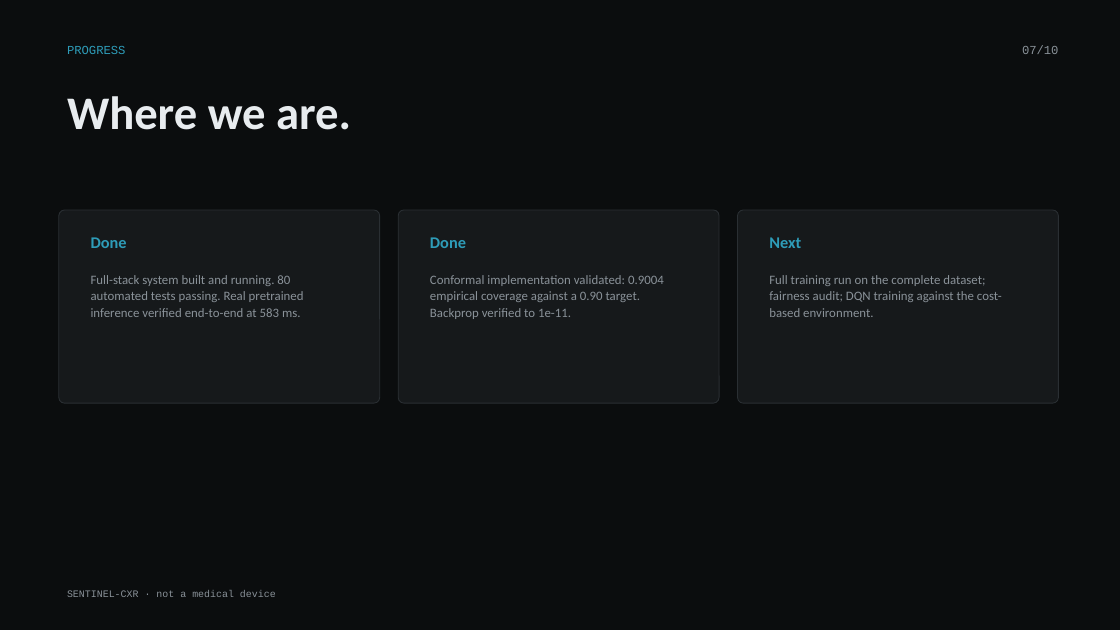
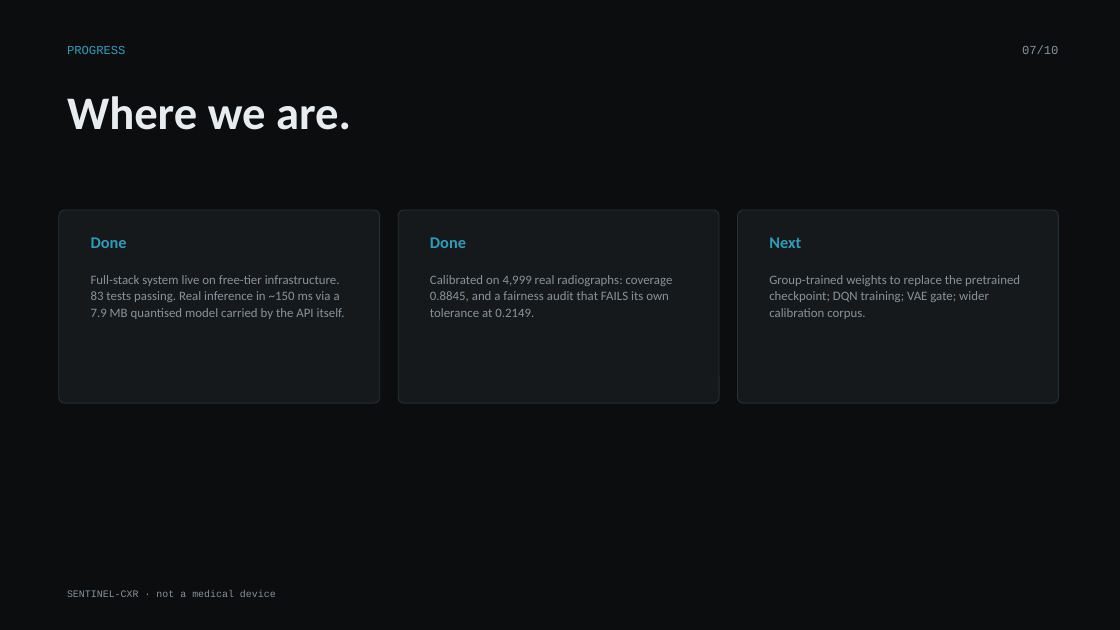
Before and after one commit to krish2105/Deep-Learning-, a slide deck: slide 7 of deliverables/decks/SENTINEL-CXR_Week6_Progress.pptx. Drawn at 1120x630 pixels with LibreOffice and Linux fonts; fonts in the diff are those of the drawing. Boxes give left, top, right and bottom in pixels: in the first picture for what was removed or moved away, otherwise in the second. Text is boxed around its words. In the diff, an @@ line names an element or a change of style, - is before the commit and + after.

```diff
--- a/deliverables/decks/SENTINEL-CXR_Week6_Progress.pptx
+++ b/deliverables/decks/SENTINEL-CXR_Week6_Progress.pptx
@@ text at (91,275,345,319): text changed @@
-Full-stack system built and running. 80 automated tests passing. Real pretrained inference verified end-to-end at 583 ms.
+Full-stack system live on free-tier infrastructure. 83 tests passing. Real inference in ~150 ms via a 7.9 MB quantised model carried by the API itself.
@@ text at (430,275,673,317): text changed @@
-Conformal implementation validated: 0.9004 empirical coverage against a 0.90 target. Backprop verified to 1e-11.
+Calibrated on 4,999 real radiographs: coverage 0.8845, and a fairness audit that FAILS its own tolerance at 0.2149.
@@ text at (769,275,1020,319): text changed @@
-Full training run on the complete dataset; fairness audit; DQN training against the cost-based environment.
+Group-trained weights to replace the pretrained checkpoint; DQN training; VAE gate; wider calibration corpus.
```
Also in this commit, not shown: 2 other slides changed, 7 other files.
